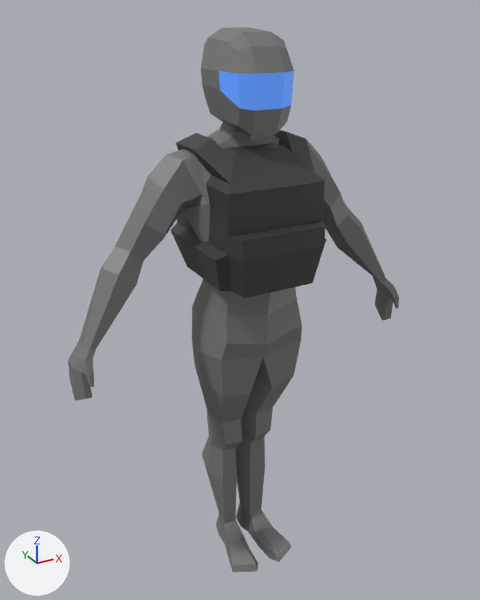
One commit to the glTF model Assets/Models/Units/Infantry/Infantry.glb: the scene before it, then after it.
Camera for both pictures: a 50 mm lens placed at (-2.47, -4.34, 4.73), pointed at (-0.14, -0.11, 2.62). Every picture has the same lights, and +X, +Y and +Z are marked at lower left. Where no turn or scale is listed for an object, it has been applied to the vertices.

Objects in the first picture: 'BaseMesh', 'PlateCarrier', 'Visor'.
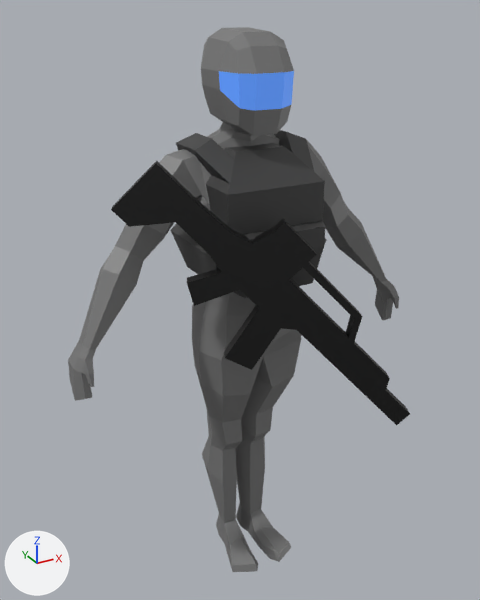
Location of each change, [x1, y1, x2, y2] in pixels of the pictures (480 x 600 px):
'Rifle', added (black)
    after: [111, 161, 410, 425]

The edits, one by one:
Material 'Rifle' (mat_rifle) is new.
Its base color is (0.0, 0.0, 0.0) (black #000000).
Mesh me_cube_003 is new.
It has 72 vertices, 144 faces and spans x -0.87..1.1, y -0.61..0.49, z -1.06..0.98.
It uses material mat_rifle (black #000000).
Object 'Rifle' (ob_rifle) is new; it shows me_cube_003.
Its location is (-0.283, -0.56, 2.834).
